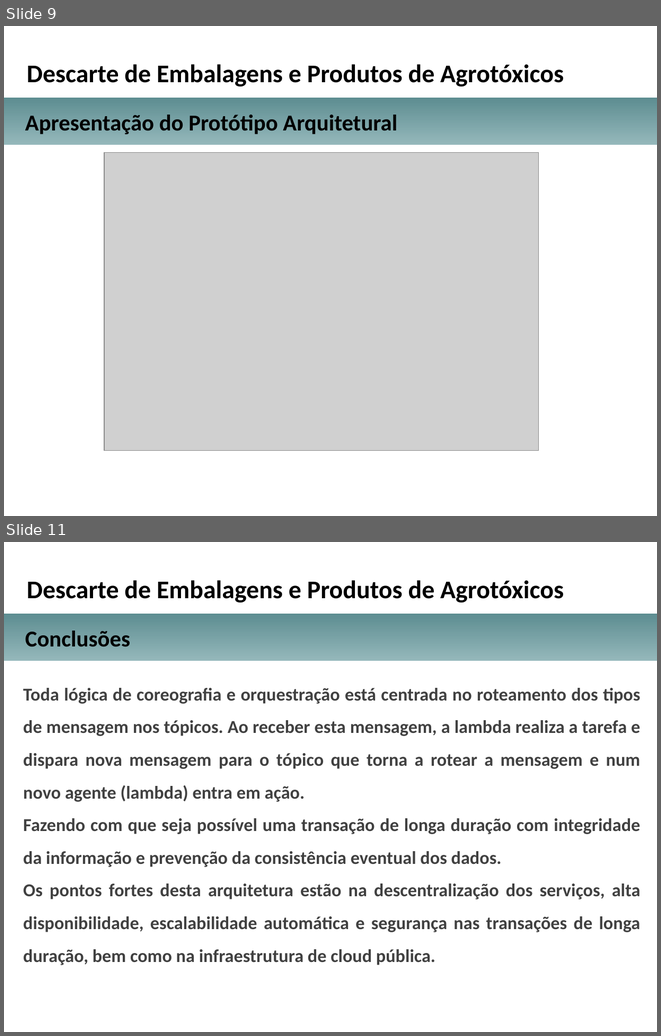
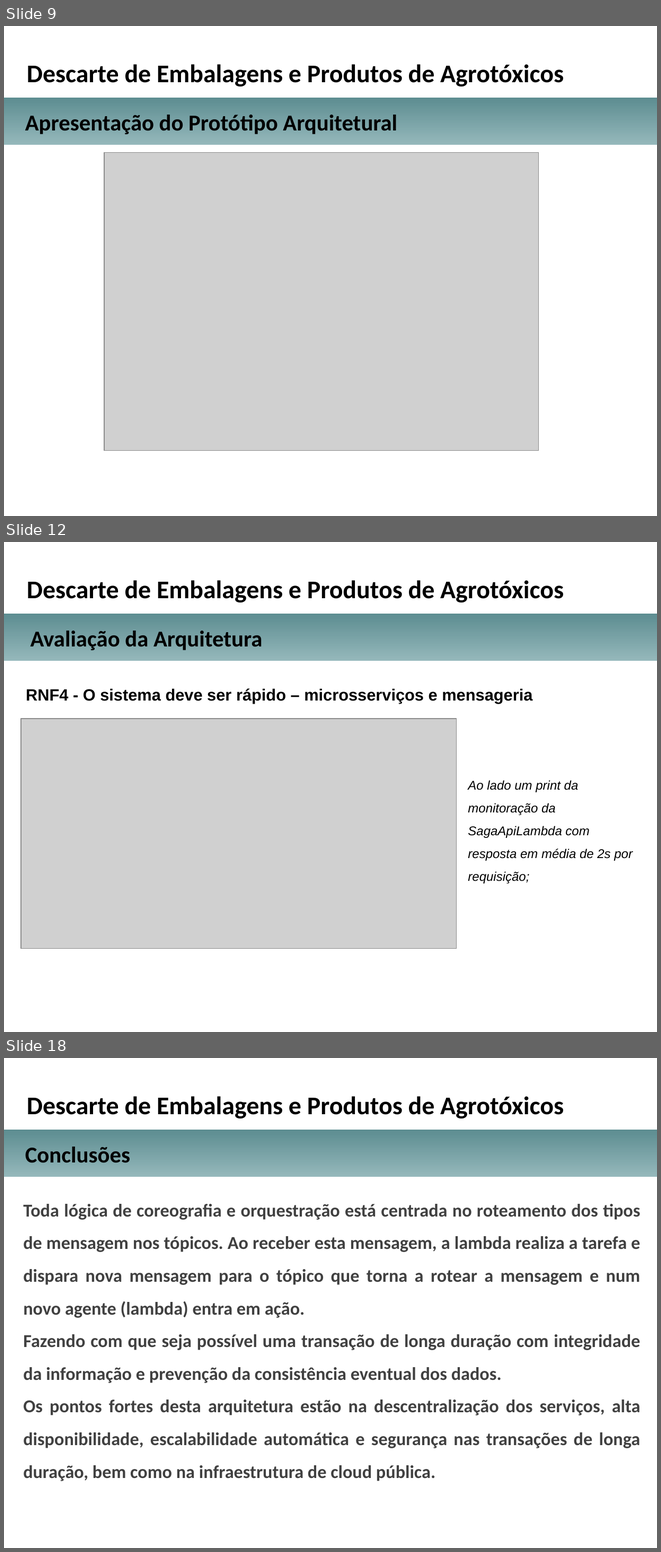
Before and after one commit to michellerodrigues/AgendamentoLambda, a slide deck: docs_tcc/apresentacao_projeto_arquitetural_TCC.pptx. Shown one above the other, each under a label of ours: slides 9 and 11 before the commit, slides 9, 12 and 18 after it; the slides between them are not shown. The pictures are 661x1036 and 661x1552 pixels, drawn with LibreOffice and Linux fonts; fonts in the diff are those of the drawing; grey boxes stand for pictures; background and template pictures are left out. Boxes give left, top, right and bottom in pixels: in the first picture for what was removed or moved away, otherwise in the second. Text is boxed around its words. In the diff, an @@ line names an element or a change of style, - is before the commit and + after.

```diff
--- a/docs_tcc/apresentacao_projeto_arquitetural_TCC.pptx
+++ b/docs_tcc/apresentacao_projeto_arquitetural_TCC.pptx
@@ slide 12 added at (4,542,657,1032), background picture (left out) @@
@@ text added at (27,580,564,602), 28 pt, text #000000, bold @@
+Descarte de Embalagens e Produtos de Agrotóxicos
@@ rectangle added at (4,614,657,661), fill gradient #95B8BB to #5D8D91 @@
@@ text added at (30,631,262,650), 25 pt, text #000000, bold @@
+Avaliação da Arquitetura
@@ text added at (26,688,532,704), 18 pt, text #000000, bold @@
+RNF4 - O sistema deve ser rápido – microsserviços e mensageria
@@ picture added at (21,718,457,948) @@
@@ text added at (468,780,633,883), 14 pt, text #000000, italic @@
+Ao lado um print da monitoração da SagaApiLambda com resposta em média de 2s por requisição;
@@ what was slide 11 is now slide 18 @@
```
Also in this commit, not shown: 3 slides changed, 6 other slides added, 2 other files.
